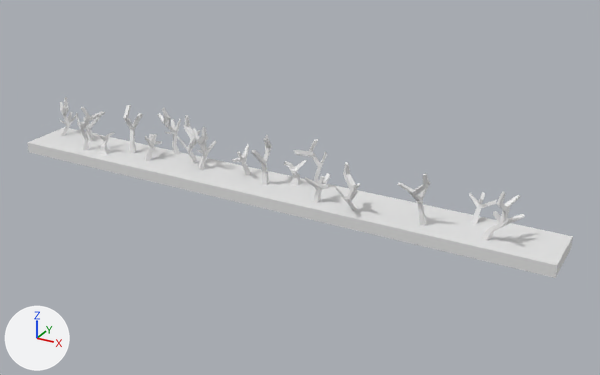
The glTF model assets/models/Terrain/OUT3terreno.glb: old version first, new version second.
Camera for both pictures: a 50 mm camera at (33.8, -55.4, 28.5) aimed at (2.9, 0.9, 0.4). The lights are fixed; the arrows at lower left show +X, +Y and +Z. The first picture is the older version.

The first picture shows 'OutDeco3', 'OutGround3'.
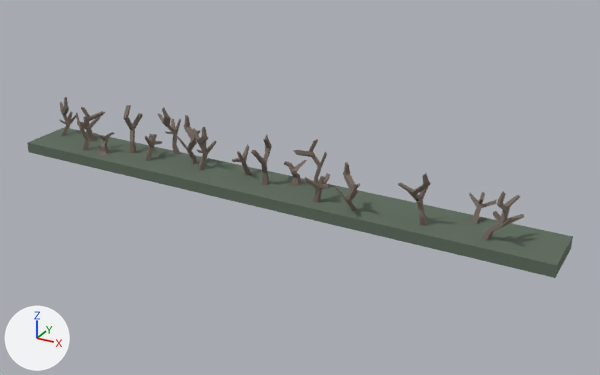
Boxes (x1, y1, x2, y2) around the edits, measured in the pictures (600 x 375 px):
'OutGround3', recoloured (white to dark grey)
    both: (27, 127, 573, 278)
'OutDeco3', recoloured
    both: (59, 97, 525, 240)

What the commit changed:
Material 'Material.003' (mat_material_003) changes colour from white #e7e7e7 to brown #7d6f65; in linear values from (0.8, 0.8, 0.8) to (0.204, 0.159, 0.131).
Material 'Material.008' (mat_material_008) is new.
Its base color is (0.112, 0.148, 0.108) (dark grey #5e6b5c).
Its roughness is 0.909.
me_cube_012 has 8 vertices, 12 faces and spans x -25.0..25.0, y -2.5..2.5, z -0.5..0.5.
me_cube_012 no longer uses material mat_material_003 (white #e7e7e7).
me_cube_012 gains material mat_material_008 (dark grey #5e6b5c).
me_cube_024 has 742 vertices, 1412 faces and spans x -13.8..32.7, y -5.2..1.4, z -1.4..4.4.
me_cube_024 gains material mat_material_003 (brown #7d6f65).
